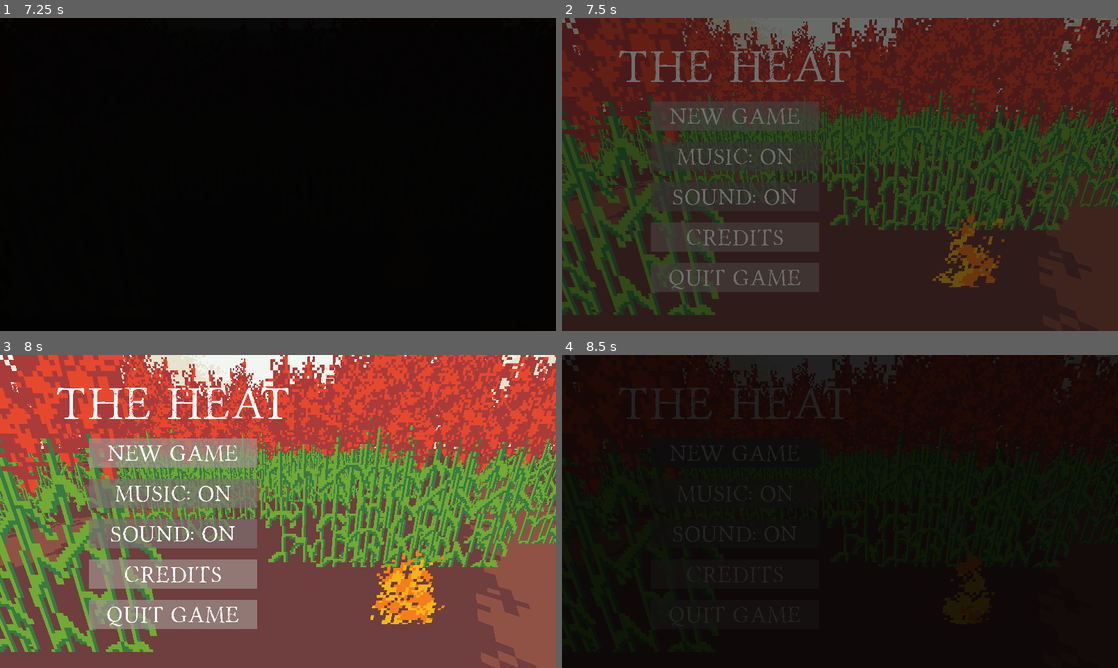
Above: before the commit, frames 1-4 (two rows, left to right).
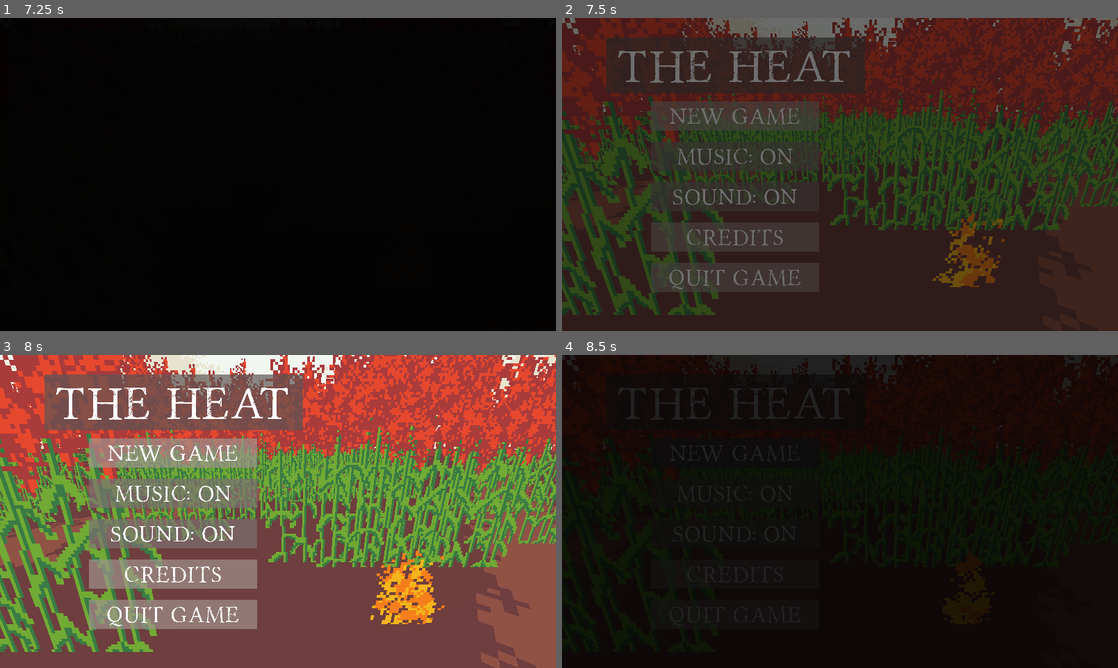
Above: after the commit, the same moments.

Repository: dzejpi/the-heat
Game: Godot game, scene res://scenes/SplashScene.tscn
Two runs of this game, one before a commit and one after it. Both use one fixed random seed, a clock stepped at 60 frames per second and the inputs below.
Inputs (mouse positions are in pixels of both pictures, inside the frame that each line leads up to):
- Up to frame 1 (7.25 s): move the mouse to (400, 158) at 0.52 s; hold D (move_right) 0.53-1.28 s; tap Space (dialog_end) at 0.6 s; move the mouse to (166, 190) at 1.27 s; hold S (move_down) 1.28-2.03 s; click (166, 190) at 1.35 s; move the mouse to (333, 105) at 2.02 s; hold D (move_right) 2.03-2.78 s; tap 1 (item_1) at 2.1 s; move the mouse to (250, 237) at 2.77 s; hold W (move_up) 2.78-3.53 s; tap 2 (item_2) at 2.85 s; move the mouse to (444, 221) at 3.52 s; hold A (move_left) 3.53-5.03 s; tap 3 (item_3) at 3.6 s; move the mouse to (111, 127) at 4.27 s; tap 4 (item_4) at 4.35 s; move the mouse to (305, 174) at 5.02 s; hold S (move_down) 5.03-5.78 s; tap Mouse wheel down (item_change_down) at 5.1 s; move the mouse to (194, 96) at 5.77 s; hold D (move_right) 5.78-6.53 s; tap Mouse wheel up (item_change_up) at 5.85 s; move the mouse to (400, 158) at 6.52 s; hold W (move_up) from 6.53 s (still down); hold Shift (move_sprint) from 6.53 s (still down)
- Up to frame 2 (7.5 s): move the mouse to (728, 190) at 7.27 s; release W (move_up) at 7.28 s; release Shift (move_sprint) at 7.28 s; hold D (move_right) from 7.28 s (still down); tap Space (dialog_end) at 7.35 s
- Up to frame 3 (8 s): keep holding D (move_right)
- Up to frame 4 (8.5 s): release D (move_right) at 8 s; click "New Game" at 8 s

Frame 1 is identical in both runs. In frame 2, 3.8% of the frame differs, in the area x 8-55%, y 6-24%; in frame 3, 7.6%; in frame 4, 0.1%.

Commit message:
Main menu and credits adjustments.

Diff:
--- a/scenes/CreditsScene.tscn
+++ b/scenes/CreditsScene.tscn
@@ -10,6 +10,11 @@
 [ext_resource path="res://resources/font_main_menu_80.tres" type="DynamicFont" id=8]
 [ext_resource path="res://resources/font_main_50.tres" type="DynamicFont" id=9]
 [ext_resource path="res://scenes/BackgroundScene.tscn" type="PackedScene" id=10]
+[ext_resource path="res://assets/fonts/portmanteau/portmanteau_regular.ttf" type="DynamicFontData" id=11]
+
+[sub_resource type="DynamicFont" id=1]
+size = 100
+font_data = ExtResource( 11 )
 
 [node name="CreditsScene" type="Node2D"]
 
@@ -18,6 +23,22 @@
 scale = Vector2( 6, 13.0469 )
 texture = ExtResource( 5 )
 centered = false
+
+[node name="GameName" type="Node2D" parent="."]
+position = Vector2( 465, 102 )
+
+[node name="Sprite" type="Sprite" parent="GameName"]
+position = Vector2( 340, 56 )
+scale = Vector2( 2.90625, 2.5 )
+texture = ExtResource( 2 )
+
+[node name="GameLabel" type="Label" parent="GameName"]
+margin_left = -8.0
+margin_right = 679.0
+margin_bottom = 121.0
+custom_fonts/font = SubResource( 1 )
+text = "THE HEAT"
+align = 1
 
 [node name="CreditsButton" type="Node2D" parent="."]
 
@@ -44,14 +65,13 @@
 
 [node name="CreditsTextLabel" type="Label" parent="."]
 margin_left = 64.0
-margin_top = 64.0
+margin_top = 258.0
 margin_right = 1536.0
-margin_bottom = 730.0
+margin_bottom = 704.0
 custom_fonts/font = ExtResource( 9 )
-text = "Made for Ludum Dare in 48 hours
-by dzejpi.
+text = "Made for Ludum Dare in 48 hours by dzejpi.
+Thank you for playing!
 
-Thank you for playing!
 Have a great 2023 and May 2022 never come back."
 align = 1
 valign = 1
--- a/scenes/MainMenuScene.tscn
+++ b/scenes/MainMenuScene.tscn
@@ -27,12 +27,18 @@
 [node name="GameName" type="Node2D" parent="MenuButtons"]
 position = Vector2( -128, -160 )
 
+[node name="Sprite" type="Sprite" parent="MenuButtons/GameName"]
+position = Vector2( 372, 56 )
+scale = Vector2( 2.90625, 2.5 )
+texture = ExtResource( 5 )
+
 [node name="GameLabel" type="Label" parent="MenuButtons/GameName"]
-margin_left = 32.0
-margin_right = 709.0
+margin_left = 25.0
+margin_right = 712.0
 margin_bottom = 121.0
 custom_fonts/font = SubResource( 1 )
 text = "THE HEAT"
+align = 1
 
 [node name="NewGameButton" type="TextureButton" parent="MenuButtons"]
 margin_right = 484.0
Not shown: 1 places in scenes/CreditsScene.tscn that only renumber resources
